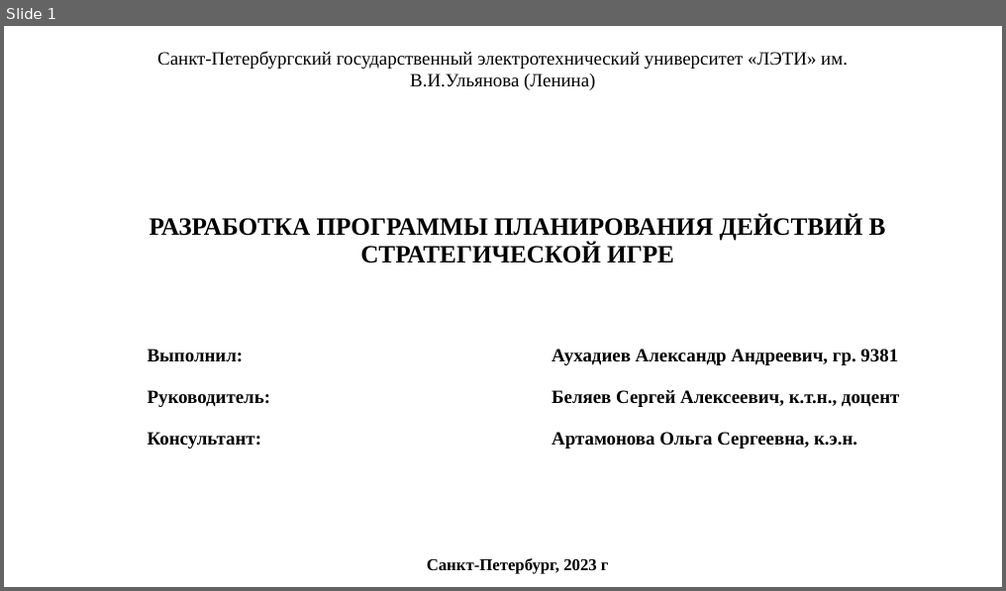
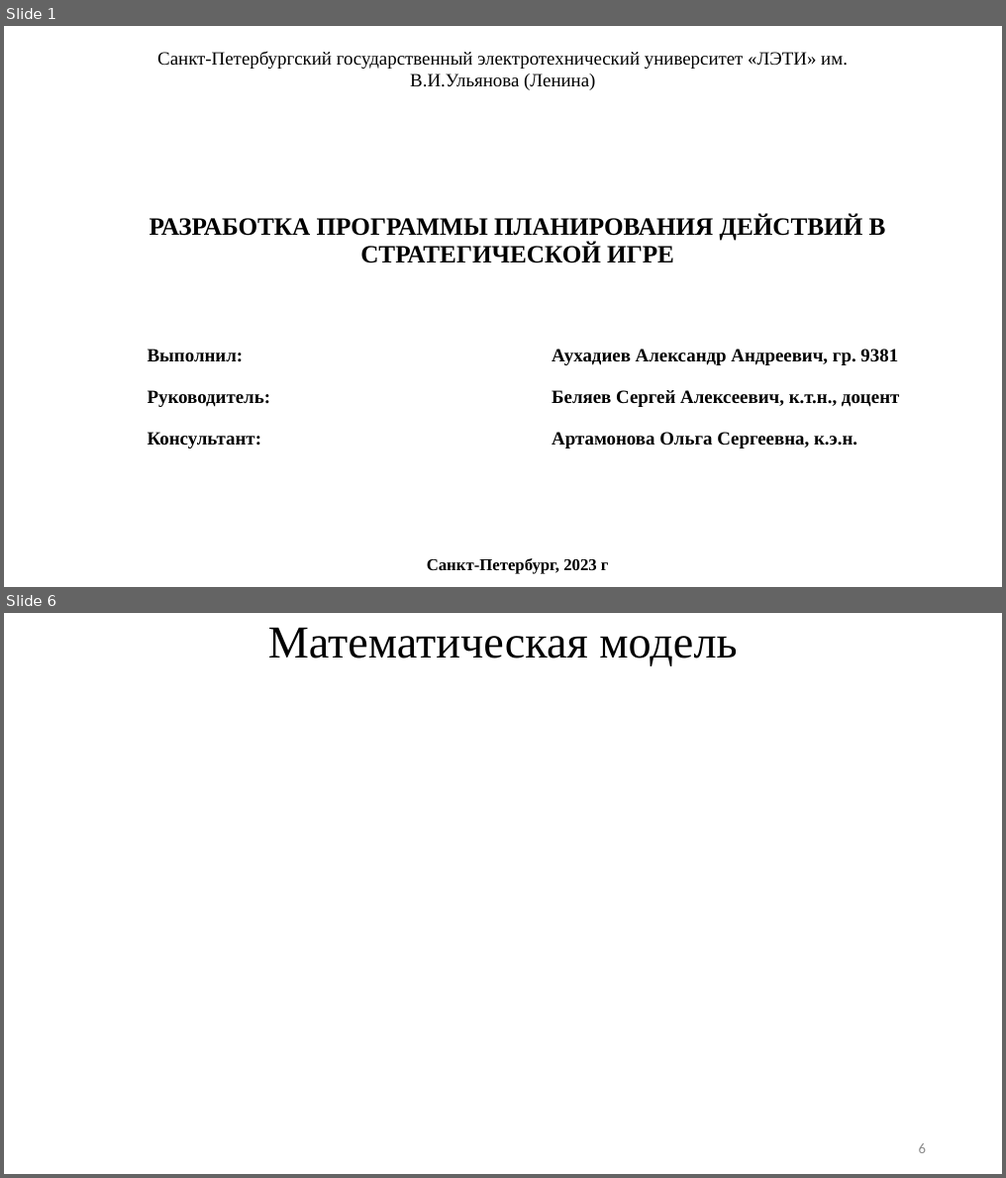
Before and after one commit to Auhadiev/StarCraftBotBTs, a slide deck: Диплом/2023ВКР938102АУХАДИЕВ.pptx. Shown one above the other, each under a label of ours: slide 1 before the commit, slides 1 and 6 after it; the slides between them are not shown. The pictures are 1006x591 and 1006x1178 pixels, drawn with LibreOffice and Linux fonts; fonts in the diff are those of the drawing; background and template pictures are left out. Boxes give left, top, right and bottom in pixels: in the first picture for what was removed or moved away, otherwise in the second. Text is boxed around its words. In the diff, an @@ line names an element or a change of style, - is before the commit and + after.

```diff
--- a/Диплом/2023ВКР938102АУХАДИЕВ.pptx
+++ b/Диплом/2023ВКР938102АУХАДИЕВ.pptx
@@ slide 6 added at [4, 613, 1002, 1174], background picture (left out) @@
@@ title added at [268, 627, 737, 666], 44 pt, text #000000 @@
+Математическая модель
@@ page number added at [919, 1144, 926, 1154], 14 pt, text #8C8C8C @@
+6
```
Also in this commit, not shown: 12 slides changed, 9 other slides added, 4 slides removed, 15 other files.
